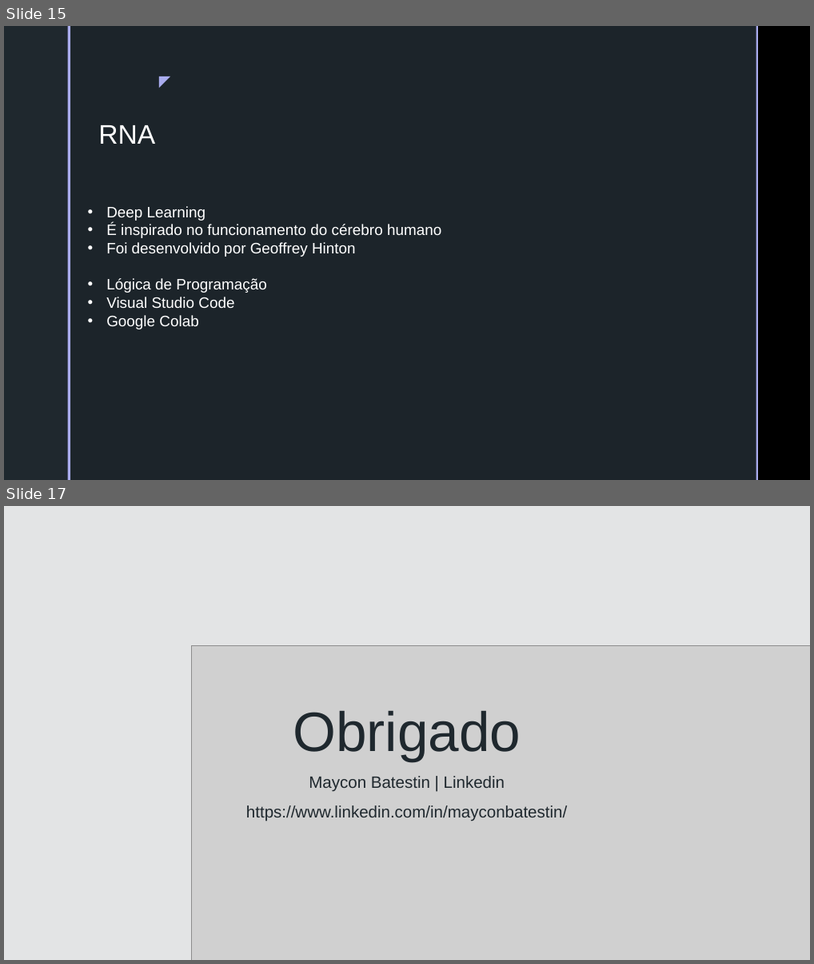
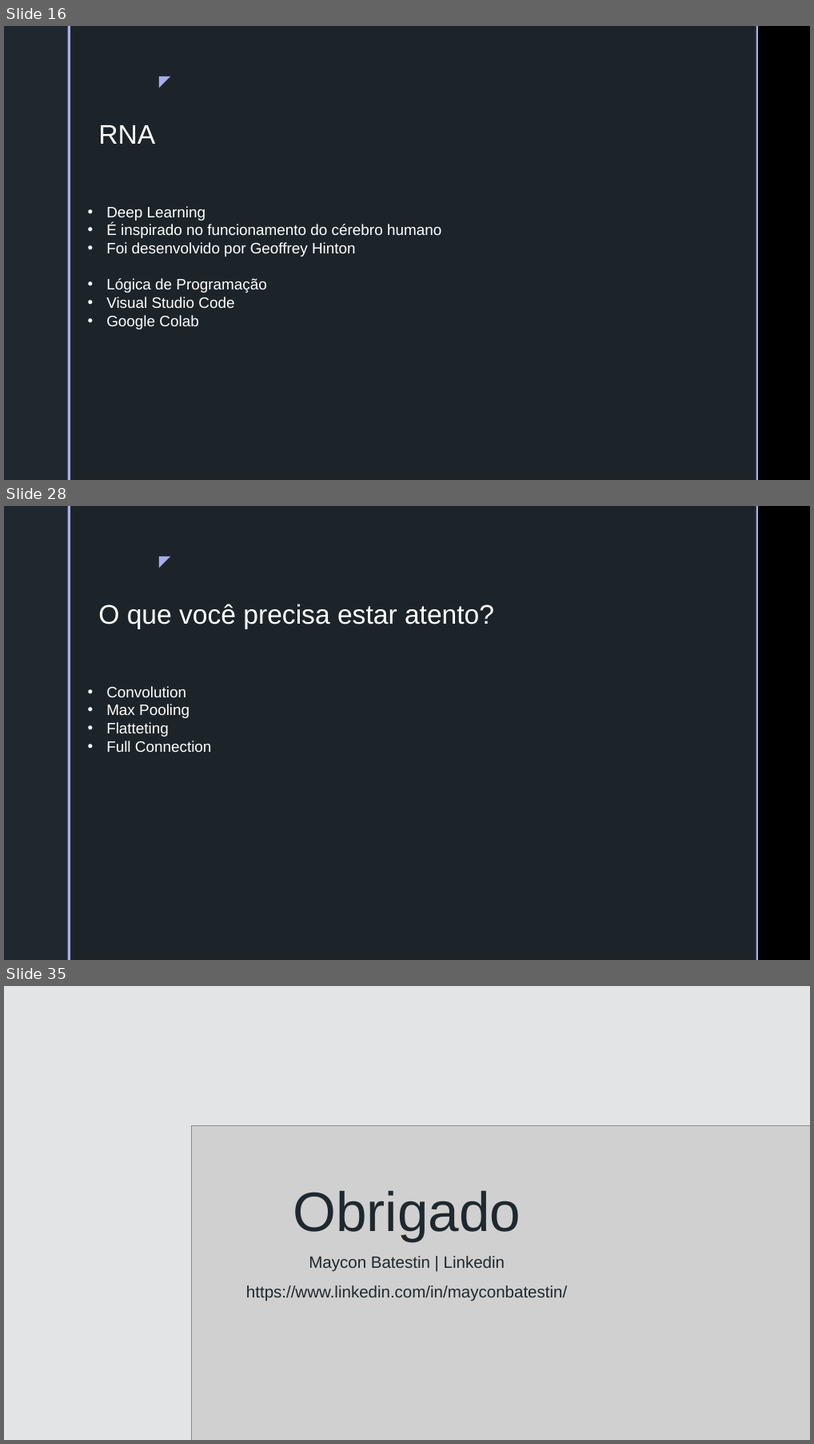
Before and after one commit to batestin1/coding_the_future_dio_redes_neurais, a slide deck: materiais/redes_neurais_dio.pptx. Shown one above the other, each under a label of ours: slides 15 and 17 before the commit, slides 16, 28 and 35 after it; the slides between them are not shown. The pictures are 814x964 and 814x1444 pixels, drawn with LibreOffice and Linux fonts; fonts in the diff are those of the drawing; grey boxes stand for pictures; background and template pictures are left out. Boxes give left, top, right and bottom in pixels: in the first picture for what was removed or moved away, otherwise in the second. Text is boxed around its words. In the diff, an @@ line names an element or a change of style, - is before the commit and + after.

```diff
--- a/materiais/redes_neurais_dio.pptx
+++ b/materiais/redes_neurais_dio.pptx
@@ slide 28 added at [4, 506, 810, 960], background picture (left out); not listed: 5 template elements that a slide beside it also shows @@
@@ text added at [98, 604, 494, 629], 32 pt, text #FFFFFF @@
+O que você precisa estar atento?
@@ text added at [106, 686, 212, 752], 18 pt, text #FFFFFF @@
+• Convolution
+• Max Pooling
+• Flatteting
+• Full Connection
@@ what was slide 15 is now slide 16 @@
@@ what was slide 17 is now slide 35 @@
```
Also in this commit, not shown: 3 slides changed, 17 other slides added, 4 other files.
